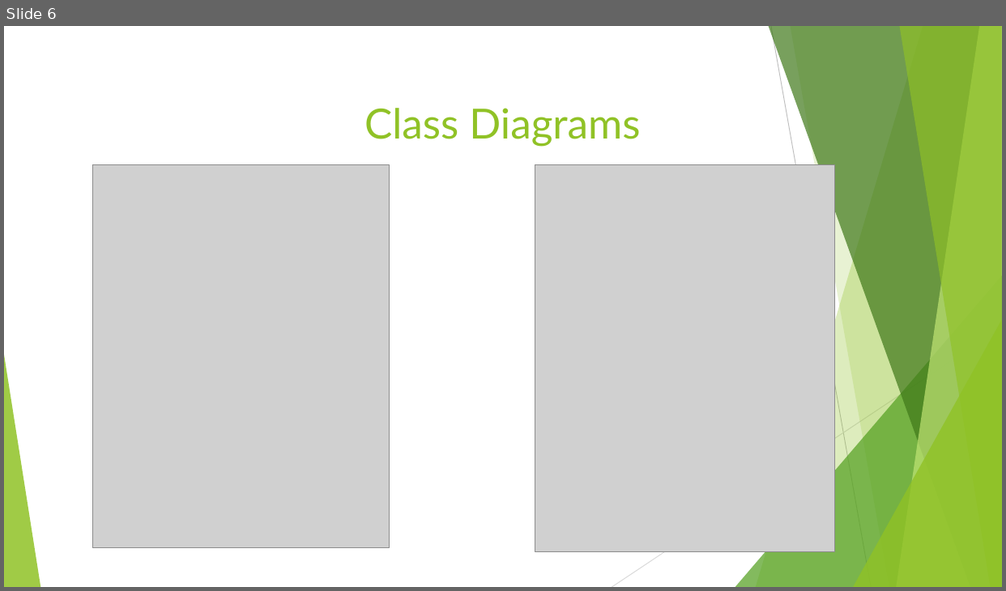
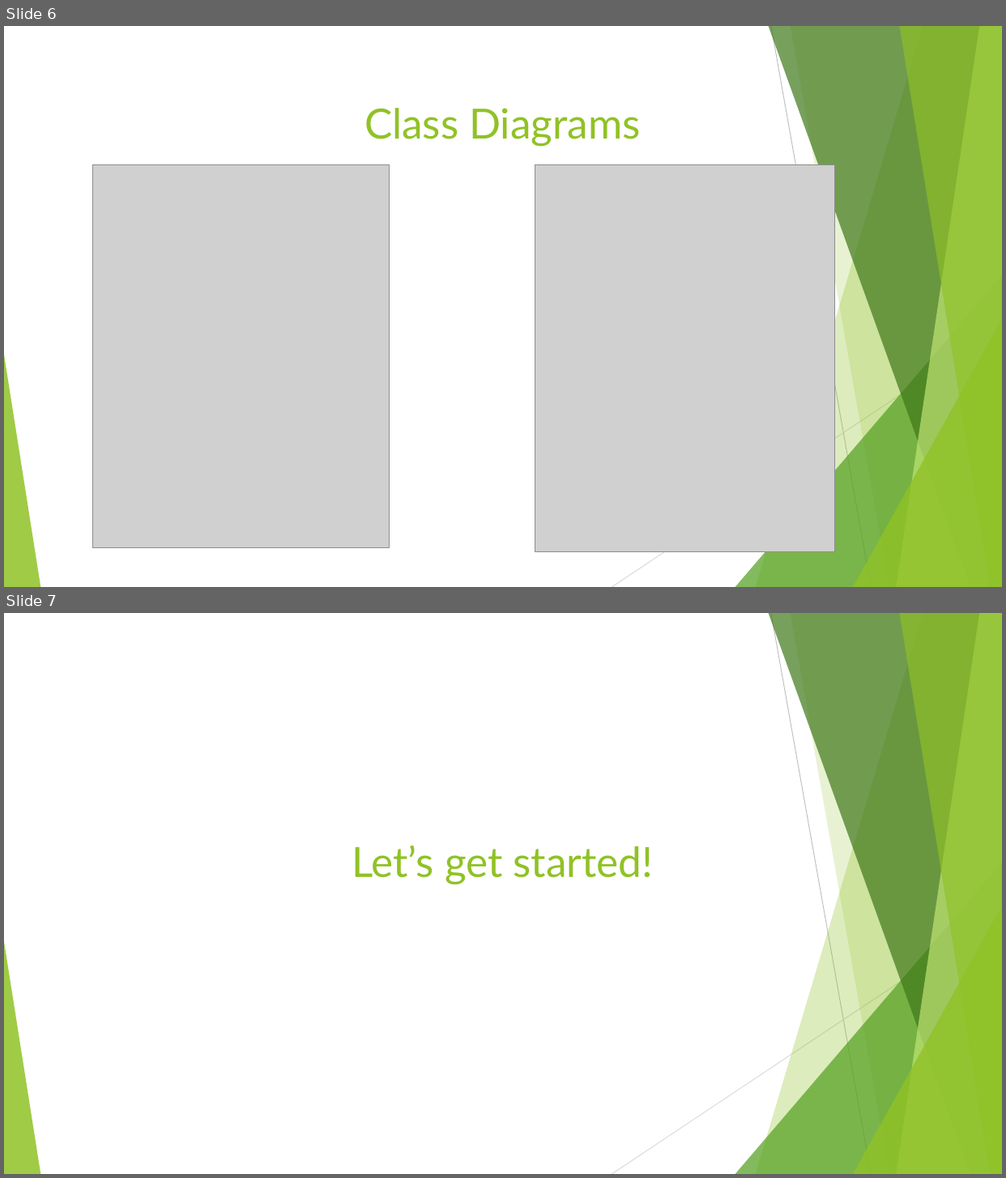
Before and after one commit to hawckc/tallents-project, a slide deck: Traveller Online.pptx. Shown one above the other, each under a label of ours: slide 6 before the commit, slides 6 and 7 after it. The pictures are 1006x591 and 1006x1178 pixels, drawn with LibreOffice and Linux fonts; fonts in the diff are those of the drawing; grey boxes stand for pictures. Boxes give left, top, right and bottom in pixels: in the first picture for what was removed or moved away, otherwise in the second. Text is boxed around its words. In the diff, an @@ line names an element or a change of style, - is before the commit and + after.

```diff
--- a/Traveller Online.pptx
+++ b/Traveller Online.pptx
@@ slide 7 added at <box>4,613,1002,1174</box>, background #FFFFFF; not listed: 10 template elements that a slide beside it also shows @@
@@ title added at <box>351,845,654,885</box>, 40 pt, text #90C226 @@
+Let’s get started!
```
Also in this commit, not shown: 1 other slide added, 8 other files.
